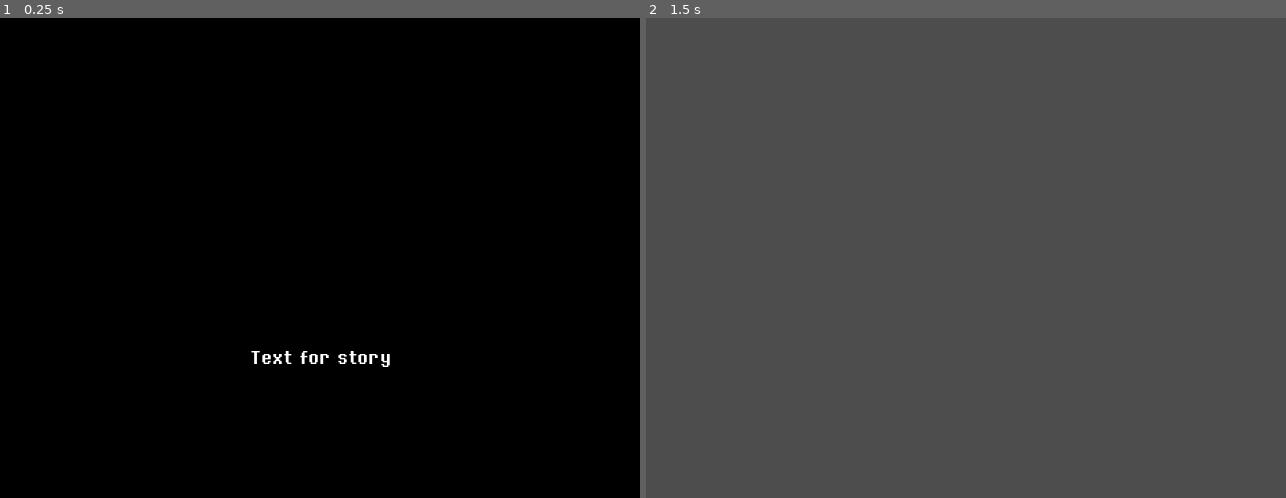
Above: before the commit, frames 1-2 (left to right).
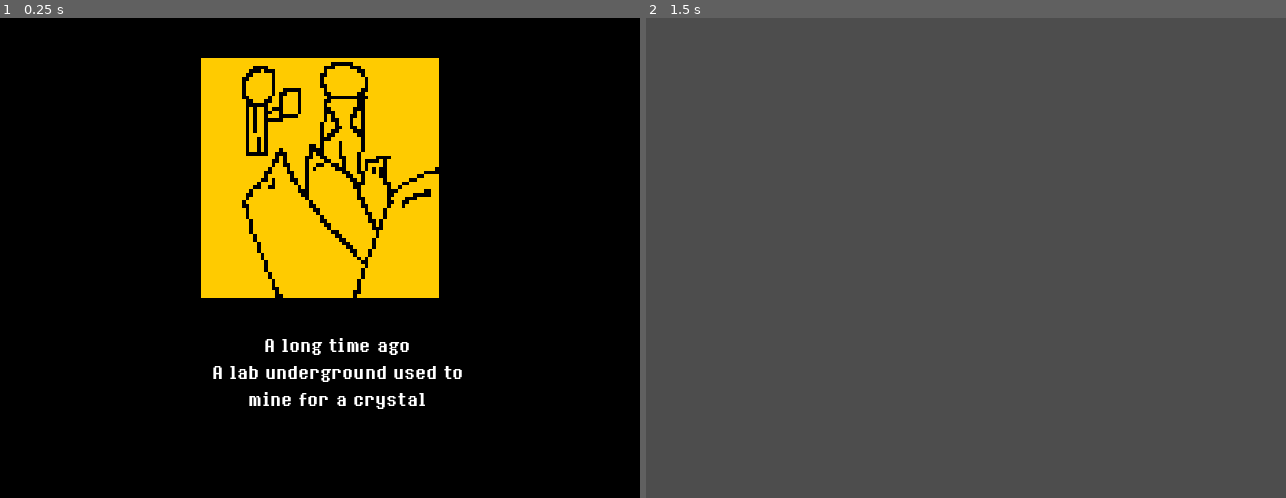
Above: after the commit, the same moments.

Repository: Drwhomust/hazzy
Game: Godot game, scene res://start.tscn
Two runs of this game, one before a commit and one after it. Both use one fixed random seed, a clock stepped at 60 frames per second and the inputs below.
Inputs:
- Up to frame 1 (0.25 s): no input
- Up to frame 2 (1.5 s): tap Enter (enter) at 0.5, 0.6, 1.35 s; hold Right (right) 0.53-1.28 s; tap Space at 1.25 s; hold Down (down) from 1.28 s (still down)

The runs differ from the first frame. In frame 1, 18% of the frame differs, in the area x 31-73%, y 8-82%; in frame 2, nothing differs.

Commit message:
half way done with story

Diff:
--- a/src/icon.svg
+++ /dev/null
@@ -1 +0,0 @@
-<svg xmlns="http://www.w3.org/2000/svg" width="128" height="128"><rect width="124" height="124" x="2" y="2" fill="#363d52" stroke="#212532" stroke-width="4" rx="14"/><g fill="#fff" transform="translate(12.322 12.322)scale(.101)"><path d="M105 673v33q407 354 814 0v-33z"/><path fill="#478cbf" d="m105 673 152 14q12 1 15 14l4 67 132 10 8-61q2-11 15-15h162q13 4 15 15l8 61 132-10 4-67q3-13 15-14l152-14V427q30-39 56-81-35-59-83-108-43 20-82 47-40-37-88-64 7-51 8-102-59-28-123-42-26 43-46 89-49-7-98 0-20-46-46-89-64 14-123 42 1 51 8 102-48 27-88 64-39-27-82-47-48 49-83 108 26 42 56 81zm0 33v39c0 276 813 276 814 0v-39l-134 12-5 69q-2 10-14 13l-162 11q-12 0-16-11l-10-65H446l-10 65q-4 11-16 11l-162-11q-12-3-14-13l-5-69z"/><path d="M483 600c0 34 58 34 58 0v-86c0-34-58-34-58 0z"/><circle cx="725" cy="526" r="90"/><circle cx="299" cy="526" r="90"/></g><g fill="#414042" transform="translate(12.322 12.322)scale(.101)"><circle cx="307" cy="532" r="60"/><circle cx="717" cy="532" r="60"/></g></svg>
--- a/src/project.godot
+++ b/src/project.godot
@@ -17,7 +17,7 @@
 config/features=PackedStringArray("4.5", "GL Compatibility")
 boot_splash/show_image=false
 boot_splash/use_filter=false
-config/icon="res://icon.svg"
+config/icon="uid://bqy0dn1ns5qg6"
 
 [display]
 
@@ -83,6 +83,7 @@
 
 [rendering]
 
+textures/canvas_textures/default_texture_filter=0
 renderer/rendering_method="gl_compatibility"
 renderer/rendering_method.mobile="gl_compatibility"
 2d/snap/snap_2d_transforms_to_pixel=true
--- a/src/start.gd
+++ b/src/start.gd
@@ -1,25 +1,37 @@
 # btw can you keep everything in the code staic thnaks
 extends Node2D
 @export var debug_mode:= false
-@export var debug_print_delta = false
+@export var debug_print_delta: = false
 var time : = 0 # idk how long "once upon a time" is
-@onready var story_text: RichTextLabel = $Story_Text
+@onready var story_text: Label = $Story_text
 @onready var once_upon_a_time: AudioStreamPlayer = $Once_Upon_a_Time
 @onready var story_images: Sprite2D = $story_images
+# side note as a roblox dev, @onready is just :WaitForChild()
+# please ref Godot docs for more info
 
 
 # Called when the node enters the scene tree for the first time.
 func _ready() -> void:
-	var story_text_pos: = Vector2(218, 300)
+	var story_text_pos: = Vector2(212, 300)
+	var story_img_pos: = Vector2(320, 160)
 	story_text.set_position(story_text_pos) # the game doesn't want to render it from the edtior, this is my only choice
+	story_images.set_position(story_img_pos) # same here
+	story_text.text = "A long time ago
+	A lab underground used to
+	mine for a crystal"
 	once_upon_a_time.play()
+	if OS.get_name() == "Web":
+		$web_warning.visible = true
+	else:
+		$web_warning.visible = false
 
 
 # Called every frame. 'delta' is the elapsed time since the previous frame.
 func _process(delta: float) -> void:
 	if time >= 0:
 		time += 1
-	if debug_mode == true:
+	progress_story() # runs this function every frame to check if it should progress the story
+	if debug_mode == true: # if the debug mode is true then print the time where the song is playing (should be in sync)
 		print(str(time))
 		if debug_print_delta == true:
 			print(delta) # only made this to make the edior shut up with errors
@@ -27,9 +39,57 @@
 
 func _input(event: InputEvent) -> void:
 	if event.is_action("enter"): # skips the story
-		skip_story()
-func skip_story():
-	once_upon_a_time.stop()
-	get_tree().change_scene_to_file("res://scenes/name_your_goo.tscn")
-func change():
-	pass
+		once_upon_a_time.stop()
+		get_tree().change_scene_to_file("res://scenes/name_your_goo.tscn") # Goes to scene where player get's to name them selfs before they start the game
+
+func progress_story(): # this changes the image and text of the story at the beggaing
+	if time == 0:
+		pass # do nothing when it starts (it's already setup)
+	else:
+		if time == 680:
+			story_images.texture = load("res://assets/sprites/temp_file.png")
+			story_text.text = "These crystals had the
+			abitly to change
+			the human DNA to a animal"
+		else:
+			if time == 1180:
+				story_images.texture = load("res://assets/sprites/temp_file.png")
+				story_text.text = "This procress was called..."
+			else:
+				if time == 1640:
+					story_images.texture = load("res://assets/sprites/temp_file.png")
+					story_text.text = "Trasfur"
+				else:
+					if time == 1920:
+						story_images.texture = load("res://assets/sprites/temp_file.png")
+						story_text.text = "The goo would cover up
+						the host and turn it
+						into a human hybrid animal"
+					else:
+						if time == 2348:
+							story_images.texture = load("res://assets/sprites/temp_file.png")
+							story_text.text = "However..."
+						else:
+							if time == 2840:
+								story_images.texture = load("res://assets/sprites/temp_file.png")
+								story_text.text = "People lost control over
+								their minds and soul
+								once they got transfur"
+							if time == 3590:
+								story_images.texture = load("res://assets/sprites/temp_file.png")
+								story_text.text = "Even though the goos wanted peace
+								and to live with humans in harmony"
+							else:
+								if time == 3984:
+									story_images.texture = load("res://assets/sprites/temp_file.png")
+									story_text.text = "The humans said no for some
+									reason..."
+								else:
+									if time == 4343:
+										story_images.texture = load("res://assets/sprites/temp_file.png")
+										story_text.text = "So the humans locked down the place
+										to keep everyone safe"
+									else:
+										if time == 4710:
+											story_images.texture = null
+											story_text.text = "Years later..."
--- a/src/start.tscn
+++ b/src/start.tscn
@@ -1,8 +1,9 @@
-[gd_scene load_steps=4 format=3 uid="uid://bhw5mec3bv46c"]
+[gd_scene load_steps=5 format=3 uid="uid://bhw5mec3bv46c"]
 
 [ext_resource type="Script" uid="uid://ddv3vuoui6vgg" path="res://start.gd" id="1_qn1rc"]
 [ext_resource type="FontFile" uid="uid://ddcq6qhc7o1fv" path="res://assets/fonts/8bitOperatorPlus-Bold.ttf" id="2_1n0d2"]
 [ext_resource type="AudioStream" uid="uid://ckfuyxnb7l3g3" path="res://assets/music/Once Upon a Time.mp3" id="3_1n0d2"]
+[ext_resource type="Texture2D" uid="uid://bcbmqp5ed1hba" path="res://assets/sprites/story/story1.png" id="4_y5hus"]
 
 [node name="Start" type="Node2D"]
 script = ExtResource("1_qn1rc")
@@ -13,19 +14,30 @@
 offset_bottom = 481.0
 color = Color(0, 0, 0, 1)
 
-[node name="Story_Text" type="RichTextLabel" parent="."]
-offset_left = 218.0
-offset_top = 303.0
-offset_right = 423.0
-offset_bottom = 381.0
-theme_override_fonts/normal_font = ExtResource("2_1n0d2")
-text = "Text for story"
-horizontal_alignment = 1
-vertical_alignment = 1
-
 [node name="Once_Upon_a_Time" type="AudioStreamPlayer" parent="."]
 stream = ExtResource("3_1n0d2")
 
 [node name="story_images" type="Sprite2D" parent="."]
-position = Vector2(327, 180)
-scale = Vector2(7.15625, 6.46875)
+position = Vector2(320, 160)
+scale = Vector2(3.712891, 3.7470706)
+texture = ExtResource("4_y5hus")
+
+[node name="web_warning" type="Label" parent="."]
+visible = false
+offset_left = 117.0
+offset_top = 396.0
+offset_right = 547.0
+offset_bottom = 471.0
+text = "HEY YOU!!!!
+CLICK INSIDE THE GAME WINDOW TO HEAR SOUND!!!!!!!!
+AND FOR THE GAME TO DO FUNNY STUFF"
+
+[node name="Story_text" type="Label" parent="."]
+offset_left = 212.0
+offset_top = 300.0
+offset_right = 429.0
+offset_bottom = 408.0
+theme_override_fonts/font = ExtResource("2_1n0d2")
+text = "text for story"
+horizontal_alignment = 1
+vertical_alignment = 1
Binary file added: src/Icon.png
Not shown, changed: src/Icon.png.import
Binary file added: src/assets/sprites/story/story1.png
Not shown, changed: src/assets/sprites/story/story1.png.import
Binary file removed: src/assets/sprites/story/temp_file.png
